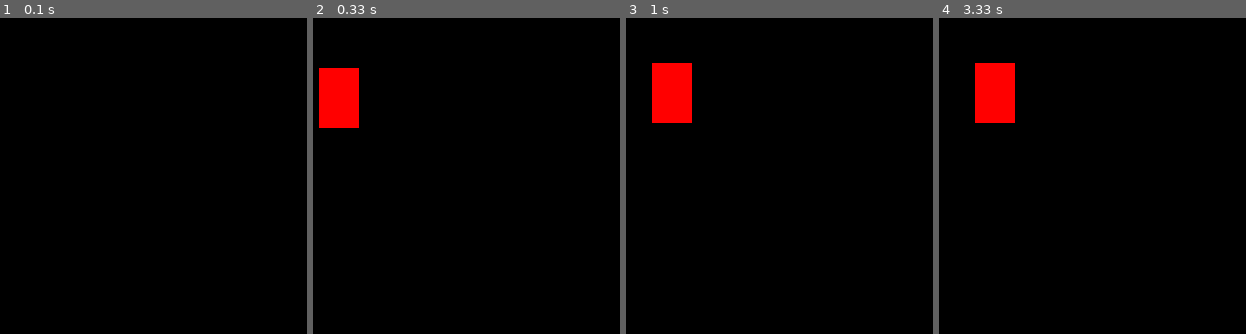
Above: before the commit, frames 1-4 (left to right).
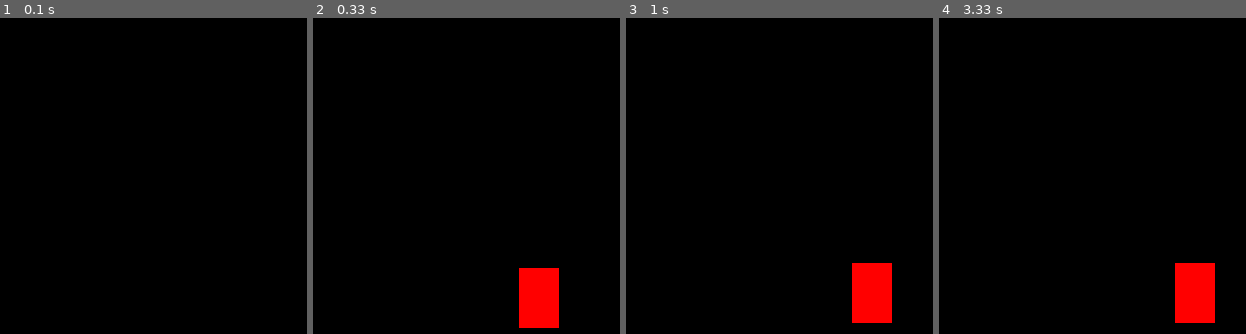
Above: after the commit, the same moments.

Repository: sondretre/PYgame_skoleoppgave
Game: pygame game, started from test.game.py
Same seed, same stepped clock (60 frames per second), same inputs: the game is played once before the commit and once after it.
Inputs:
- Up to frame 1 (0.1 s): no input
- Up to frame 2 (0.33 s): no input
- Up to frame 3 (1 s): hold Right 0.33-0.8 s; hold Up from 0.83 s (still down); tap Space at 0.9 s
- Up to frame 4 (3.33 s): release Up at 1.13 s; hold Right 1.17-1.63 s; tap Space at 1.23, 1.73, 2.03, 2.3, 2.73, 3.03 s; hold Left 1.67-2.2 s; hold Left 2.23-2.63 s; hold Right 2.67-3.3 s

Frame 1 is identical in both runs. In frame 2, 4.9% of the frame differs, in the area x 1-81%, y 15-99%; in frame 3, 4.9%; in frame 4, 4.9%.

Commit message:
test 23:01

Diff:
--- a/1.Sprites.py
+++ b/1.Sprites.py
@@ -7,56 +7,185 @@
 import 1.settings
 import 1.Utility
 
+black = (0,0,0)
+white = (255,255,255)
+blue = (0,0,255)
 
-class Element(pygame.sprite.Sprite):
-    def __init__(self, graphic):
+class Wall(pygame.sprite.Sprite):
+    def __init__(self, x, y, widht, height):
         pygame.sprite.Sprite.__init__(self)
-        filename = os.path.join(settings.ASSETS_DIR, graphic['filename'])
-        self.image = Utility.load_image(filename, graphic['size'])
+
+        self.image = pygame.surface([width, height])
+        self.iimage.fill(blue)
+
         self.rect = self.image.get_rect()
+        self.rect.y = y
+        self.rect.x = x
 
-    def update(self):
-        if settings.DEBUG:
-            draw_rect = self.rect
-            draw_rect = pygame.rect.Rect(0,0, self.rect.width-1, self.rect.height -1)
-            pygame.draw.rect(self.image, (0, 0, 0), draw_rect, 1)
+class Player(self.sprite.Sprite):
 
-class StaticElement(Element):
-    def __init__(self, graphic, position):
-        Element.__init__(self, graphic)
-        self.rect.left = position[0]
-        self.rect.top = position[1]
+    change_x = 0
+    change_y = 0
 
-class MovingElement(StaticElement):
-    def __init__(self, graphic, position, speed):
-        StaticElement.__init__(self, graphic, position)
-        self.dx = speed[0]
-        self.dy = speed[1]
+    def __init__(self, x, y):
 
-    def update(self):
-        StaticElement.update(self)
-        self.rect.left += self.dx
-        self.rect.top += self.dy
+        pygame.sprite.Sprite.__init__(self)
 
-class BouncingElement(MovingElement):
-    def update(self):
-        MovingElement.update(self)
-        if (self.rect.left <= 0) or (self.rect.right > settings.SCREEN_WIDTH):
-            self.dx *= -1
+        self.image = pygame.Surface([15, 15])
+        self.image.fill(white)
 
-        if (self.rect.top <= 0) or (self.rect.bottom >= settings.SCREEN_HEIGHT):
-            self.dy *= -1
+        self.rect = self.image.get_rect()
+        self.rect.y = y
+        self.rect.x = x
 
-class PlayerElement(MovingElement):
-    def __init__(self, graphic, position, speed):
-        MovingElement.__init__(self, graphic, position, speed)
-        self.dx = speed[1]
-        self.dy = speed[1]
-    def update(self):
-        MovingElement.update(self)
+    def changespeed(self, x, y):
+        self.change_x += x
+        self.change_y += y
 
-    def move_left(pixler):
-        self.rect.left -= pixler
+    def update(self, walls):
 
-    def move_right(pixler):
-        self.rect.right -= pixler
+        self.rect.x += self.change_x
+
+        block_hit_list = pygame.sprite.spritecollide(self, walls, False)
+        for block in block_hit_list:
+
+            if self.change_x > 0:
+                self.rect.right = block.rect.right
+            else:
+                self.rect.left = block.rect.left
+
+        self.rect.y += self.change_y
+        block_hit_list = pygame.sprite.spritecollide(self, walls, False)
+        for block in block_hit_list:
+
+            if self.change_y > 0:
+                self.rect.bottom = block.rect.top
+            else:
+                self.rect.top = block.rect.bottom
+
+
+#//
+score = 0
+
+pygame.init()
+
+screen 0 pygame.display.set_mode8([800, 600])
+
+pygame.display.set_caption('test')
+
+background = pygame.Surface(screen.get_size())
+
+background.fill(black)
+
+player = player(50, 50)
+all_sprite_list = pygame.sprite.Group()
+all_sprite_list.add(player)
+
+wall_list = pygame.sprite.Group()
+
+wall = Wall(0,0,10,600)
+wall_list.add(wall)
+all_sprite_list.add(wall)
+
+wall = Wall(10,0,790,10)
+wall_list.add(wall)
+all_sprite_list.add(wall)
+
+wall = Wall(10,200,100,10)
+all_list.add(wall)
+all_sprite_list.add(wall)
+
+clock = pygame.time.Clock()
+
+done = False
+
+while not done:
+    for event in pygame.event.get():
+        if event.type == pygame.QUIT:
+            done = True
+
+        elif event.type == pygame.KEYDOWN:
+            if event.key == pygame.K_LEFT:
+                player.changespeed(-3.0)
+            elif event.key == pygame.K_RIGHT:
+                player.changespeed(3.0)
+            elif event.key == pygame.K_UP:
+                player.changespeed(0.-3)
+            elif event.key == pygame.K_DOWN:
+                player.changespeed(0.3)
+
+
+        elif event.type == pygame.KEYUP:
+            if event.key == pygame.K_LEFT:
+                player.changespeed(3.0)
+            elif event.key == pygame.K_RIGHT:
+                player.changespeed(-3.0)
+            elif event.key == pygame.K_UP:
+                player.changespeed(0.3)
+            elif event.key == pygame.K_DOWN:
+                player.changespeed(0.-3)
+    player.update(wall_list)
+
+    screen.fill(black)
+
+    all_sprite_list.draw(screen)
+
+    pygame.display.flip()
+
+    clock.tick(40)
+
+pygame.quit()
+
+
+#class Element(pygame.sprite.Sprite):
+#    def __init__(self, graphic):
+#        pygame.sprite.Sprite.__init__(self)
+#        filename = os.path.join(settings.ASSETS_DIR, graphic['filename'])
+#        self.image = Utility.load_image(filename, graphic['size'])
+#        self.rect = self.image.get_rect()
+#
+#    def update(self):
+#        if settings.DEBUG:
+#            draw_rect = self.rect
+#            draw_rect = pygame.rect.Rect(0,0, self.rect.width-1, self.rect.height -1)
+#            pygame.draw.rect(self.image, (0, 0, 0), draw_rect, 1)
+#
+#class StaticElement(Element):
+#    def __init__(self, graphic, position):
+#        Element.__init__(self, graphic)
+#        self.rect.left = position[0]
+#        self.rect.top = position[1]
+#
+#class MovingElement(StaticElement):
+#    def __init__(self, graphic, position, speed):
+#        StaticElement.__init__(self, graphic, position)
+#        self.dx = speed[0]
+#        self.dy = speed[1]
+#
+#    def update(self):
+#        StaticElement.update(self)
+#        self.rect.left += self.dx
+#        self.rect.top += self.dy
+#
+#class BouncingElement(MovingElement):
+#    def update(self):
+#        MovingElement.update(self)
+#        if (self.rect.left <= 0) or (self.rect.right > settings.SCREEN_WIDTH):
+#            self.dx *= -1
+#
+#        if (self.rect.top <= 0) or (self.rect.bottom >= settings.SCREEN_HEIGHT):
+#            self.dy *= -1
+
+#class PlayerElement(MovingElement):
+#    def __init__(self, graphic, position, speed):
+#        MovingElement.__init__(self, graphic, position, speed)
+#        self.dx = speed[1]
+#        self.dy = speed[1]
+#    def update(self):
+#        MovingElement.update(self)
+#
+#    def move_left(pixler):
+#        self.rect.left -= pixler
+#
+#    def move_right(pixler):
+#        self.rect.right -= pixler
--- a/test.game.py
+++ b/test.game.py
@@ -4,8 +4,8 @@
 win = pygame.display.set_mode((500,500))
 pygame.display.set_caption("First Game")
 
-x = 50
-y = 50
+x = 250
+y = 250
 width = 40
 height = 60
 vel = 5
